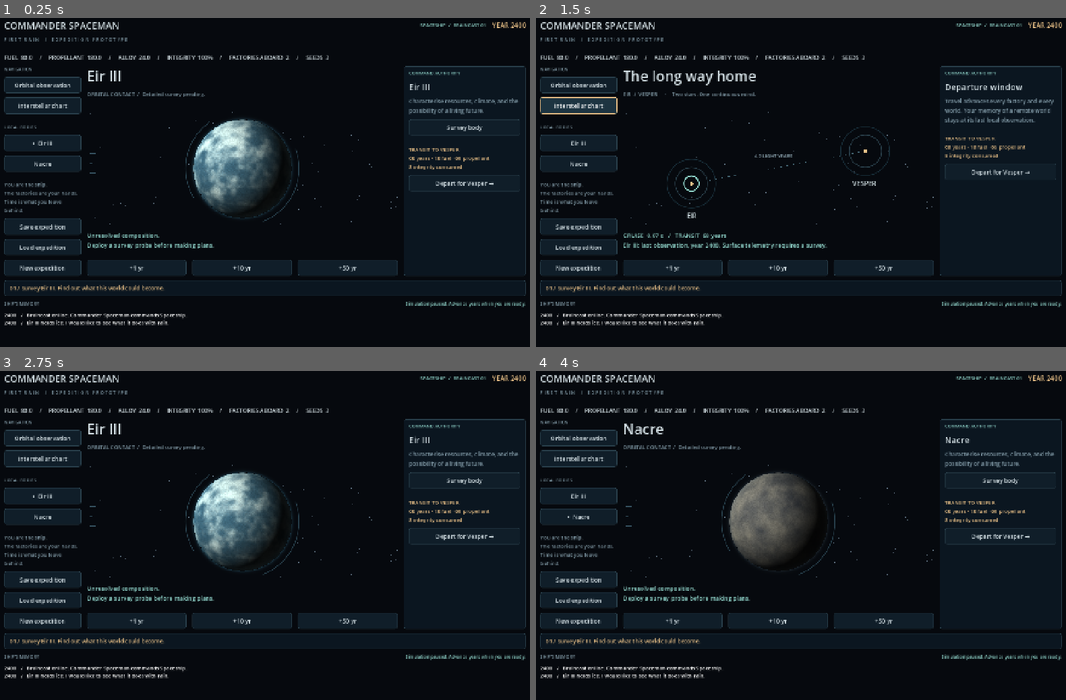
Above: before the commit, frames 1-4 (two rows, left to right).
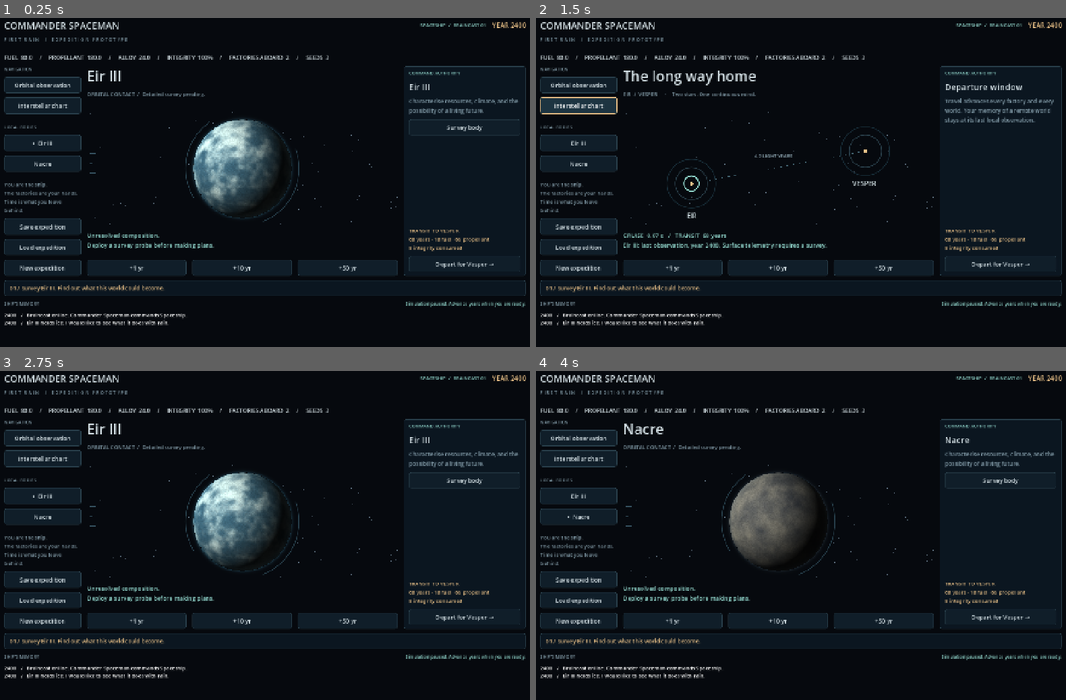
Above: after the commit, the same moments.

Repository: ulfur/spaceman
Game: Godot game, scene res://scenes/main.tscn
Same seed, same stepped clock (60 frames per second), same inputs: the game is played once before the commit and once after it.
Inputs:
- Up to frame 1 (0.25 s): no input
- Up to frame 2 (1.5 s): click "Orbital observation" at 0.5 s; click "Interstellar chart" at 1.25 s
- Up to frame 3 (2.75 s): click "Eir III" at 2 s
- Up to frame 4 (4 s): click "• Eir III" at 2.75 s; click "Nacre" at 3.5 s

The runs differ from the first frame. In frame 1, 0.8% of the frame differs, in the area x 77-99%, y 39-78%; in frame 2, 0.8%; in frame 3, 0.8%; in frame 4, 0.8%.

Commit message:
Keep departure controls visible and describe evolving planetary conditions

Diff:
--- a/scripts/main.gd
+++ b/scripts/main.gd
@@ -21,6 +21,7 @@
 var journal: RichTextLabel
 var body_list: VBoxContainer
 var operations: VBoxContainer
+var transit: VBoxContainer
 var view: SpaceView
 var travel_dialog: ConfirmationDialog
 var reset_dialog: ConfirmationDialog
@@ -151,11 +152,16 @@
 	right_panel.custom_minimum_size.x = 326
 	columns.add_child(right_panel)
 	var scroll := ScrollContainer.new()
+	var right_stack := VBoxContainer.new()
+	right_panel.add_child(right_stack)
 	scroll.horizontal_scroll_mode = ScrollContainer.SCROLL_MODE_DISABLED
-	right_panel.add_child(scroll)
+	scroll.size_flags_vertical = Control.SIZE_EXPAND_FILL
+	right_stack.add_child(scroll)
 	operations = VBoxContainer.new()
 	operations.size_flags_horizontal = Control.SIZE_EXPAND_FILL
 	scroll.add_child(operations)
+	transit = VBoxContainer.new()
+	right_stack.add_child(transit)
 	var objective_panel := PanelContainer.new()
 	root.add_child(objective_panel)
 	objective_label = wrapped("", 15, GOLD)
@@ -215,6 +221,10 @@
 		heading.text = body.get("name", "Unknown body")
 		subtitle.text = body.get("description", "Awaiting observation.") if body.get("surveyed", false) else "ORBITAL CONTACT  /  Detailed survey pending."
 		if body.get("surveyed", false):
+			if body.kind == "world" and body.water > 0.15:
+				subtitle.text = "An ocean world beneath gathering clouds. " + ("Pioneer life is finding its way." if body.seeded else "Liquid water. An atmosphere. The possibility of life.")
+			if body.kind == "world" and body.temperature > 303.0:
+				subtitle.text = "A world pushed beyond the seed archive's tolerances. The heat is hostile to pioneer life."
 			telemetry.text = "%.1f K   /   %.0f%% SURFACE WATER   /   %.1f%% BIOSPHERE\n%s  ·  %.1f accessible feedstock" % [body.temperature, body.water * 100.0, body.biomass * 100.0, "NO SURFACE INDUSTRY" if body.factory == "" else body.factory.to_upper() + " FACTORY", body.deposit]
 		else:
 			telemetry.text = "Unresolved composition.\nDeploy a survey probe before making plans."
@@ -248,7 +258,7 @@
 			operations.add_child(wrapped("Factory modules carry their own power and automation. They remain here until reclaimed."))
 			action_button("Land factory module", "deploy", sim.state.ship.modules < 1, "Requires one module aboard Spaceship.")
 		else:
-			operations.add_child(wrapped("Factory active. Work continues during travel and stops if local feedstock runs out."))
+			operations.add_child(wrapped("Autonomous industry active. Work continues until local feedstock runs out."))
 			if body.factory == "warming":
 				operations.add_child(label_node("EQUILIBRIUM TARGET", 12, MUTED))
 				var policy := OptionButton.new()
@@ -260,7 +270,7 @@
 				policy.select([288.0, 300.0, 325.0].find(body.target))
 				policy.item_selected.connect(func(index: int): act("policy", [288.0, 300.0, 325.0][index]))
 				operations.add_child(policy)
-				operations.add_child(wrapped("Emissions stop at the target; industry then replaces slow atmospheric losses. Surface temperature follows with a delay.", 14))
+				operations.add_child(wrapped("Emissions stop at the target, then replace atmospheric losses. The surface warms gradually.", 14))
 				if body.target > 303.0:
 					operations.add_child(wrapped("Extreme heat is hostile to the seed archive's organisms.", 14, GOLD))
 			else:
@@ -280,14 +290,15 @@
 	else:
 		operations.add_child(label_node("Departure window", 23))
 		operations.add_child(wrapped("Travel advances every factory and every world. Your memory of a remote world stays at its last local observation."))
-	operations.add_child(HSeparator.new())
+	clear_children(transit)
+	transit.add_child(HSeparator.new())
 	var destination: String = "Vesper" if sim.state.system == "eir" else "Eir"
-	operations.add_child(wrapped("TRANSIT TO %s\n%d years · 18 fuel · 65 propellant\n8 integrity consumed" % [destination.to_upper(), sim.travel_quote().years], 14, GOLD))
+	transit.add_child(wrapped("TRANSIT TO %s\n%d years · 18 fuel · 65 propellant\n8 integrity consumed" % [destination.to_upper(), sim.travel_quote().years], 14, GOLD))
 	var travel := button("Depart for " + destination + " →", request_travel, "Depart")
 	travel.disabled = sim.state.ship.fuel < 18.0 or sim.state.ship.propellant < 65.0 or sim.state.ship.integrity <= 20.0
-	operations.add_child(travel)
+	transit.add_child(travel)
 	if travel.disabled:
-		operations.add_child(wrapped("Insufficient transit reserves. Collect supplies or repair at a local factory.", 13, GOLD))
+		transit.add_child(wrapped("Insufficient transit reserves. Collect supplies or repair at a local factory.", 13, GOLD))
 
 func act(action: String, value: float = 288.0) -> void:
 	var was_complete: bool = sim.state.first_rain
--- a/tests/test_ui.gd
+++ b/tests/test_ui.gd
@@ -35,6 +35,7 @@
 	press("Action_deploy")
 	check(game.sim.state.bodies.eir_iii.factory == "warming", "UI deploys a warming factory")
 	await capture("01-frozen-world.png")
+	check(game.get_global_rect().encloses(game.find_child("Depart", true, false).get_global_rect()), "Departure remains within the visible interface")
 	press("Chart")
 	await capture("02-interstellar-chart.png")
 	press("Depart")
@@ -56,6 +57,7 @@
 	press("Wait50")
 	check(game.sim.state.bodies.eir_iii.biomass > 0.5, "UI can seed and grow a biosphere")
 	await capture("03-first-rain.png")
+	check("ocean world" in game.subtitle.text, "Planet description reflects its changed state")
 	root.size = Vector2i(1100, 760)
 	await capture("04-compact-window.png")
 	print("UI expedition: %d failures" % failures)
Not shown, changed: .github/workflows/ci.yml
